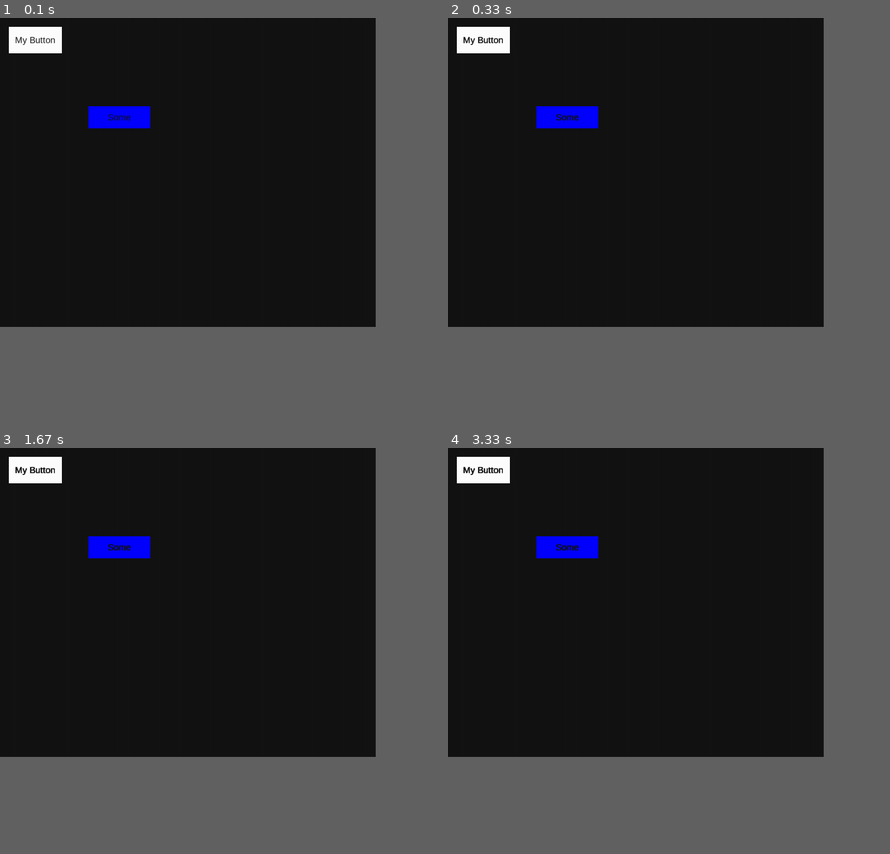
Above: before the commit, frames 1-4 (two rows, left to right).
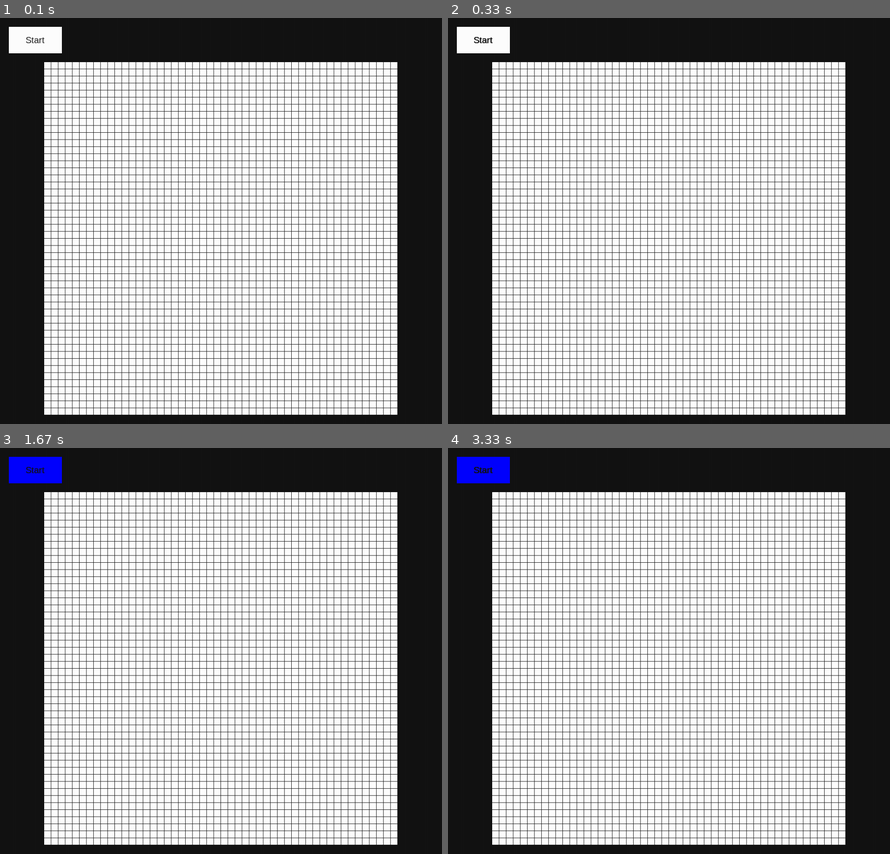
Above: after the commit, the same moments.

Repository: MateuszMat16/university
Game: pygame game, started from SymProcBiol/LifeGame/mygame.py
The game is run twice, just before and just after one commit, with the same random seed, the same clock (stepped at 60 frames per second) and the same inputs.
Inputs (mouse positions are in pixels of both pictures, inside the frame that each line leads up to):
- Up to frame 1 (0.1 s): no input
- Up to frame 2 (0.33 s): no input
- Up to frame 3 (1.67 s): click (35, 468) at 0.43 s; press the mouse at (229, 512) at 0.7 s; move the mouse to (172, 541) at 0.8 s; release the mouse at (114, 569) at 0.93 s; press the mouse at (48, 691) at 1.07 s; move the mouse to (119, 679) at 1.17 s; release the mouse at (190, 667) at 1.3 s; move the mouse to (48, 517) at 1.63 s
- Up to frame 4 (3.33 s): press the mouse at (496, 517) at 1.67 s; move the mouse to (638, 504) at 1.77 s; release the mouse at (783, 496) at 1.9 s; press the mouse at (496, 634) at 2.4 s; move the mouse to (660, 683) at 2.5 s; release the mouse at (823, 732) at 2.63 s; press the mouse at (496, 545) at 3.17 s; move the mouse to (607, 537) at 3.27 s
In our replay, the window is 765x630 before the commit and 900x828 after it. These sizes can differ from the game's own. Grey fills any space a smaller window leaves; there, only what the larger window draws over its background counts as a difference.

The runs differ from the first frame. In frame 1, 68% of the frame differs, in the area x 0-100%, y 0-100%; in frame 2, 68%; in frame 3, 68%; in frame 4, 68%.

Commit message:
SymProcBiol: working life game
Signed-off-by: MateuszMat16 <mateusz.matusewicz16@gmail.com>

Diff:
--- a/SymProcBiol/LifeGame/mygame.py
+++ b/SymProcBiol/LifeGame/mygame.py
@@ -1,17 +1,126 @@
 import sys
 import pygame as pg
-
+import time
+import numpy as np
 pg.init()
 
-width, height = 850, 700
+width, height = 1000, 920
 fps = 10
 fpsClock = pg.time.Clock()
 screen = pg.display.set_mode((width, height))
 font = pg.font.SysFont('Arial', 20)
 objects = []
 
-
-
+# backend game logic
+game_playground = np.zeros([52, 52])
+
+# return the coordinates of neighbour cells
+def get_neighbourhood_coordinates(x, y, x_max, y_max):
+    coors = np.array([999, 999])
+    x_coor = np.array([x - 1, x, x + 1])
+    y_coor = np.array([y - 1, y, y + 1])
+
+    for x_pos in x_coor:
+        for y_pos in y_coor:
+
+            if x == x_pos and y_pos == y:
+                continue
+            if x_pos < 0 or y_pos < 0:
+                continue
+            if x_pos > x_max or y_pos > y_max:
+                continue
+
+            coors = np.vstack([coors, [x_pos, y_pos]])
+    coors = np.delete(coors, 0, 0)
+    return coors
+
+
+def cnc_cell_status(x, y, net):
+    x_max = np.shape(net)[0]
+    y_max = np.shape(net)[1]
+    neighbourhood = get_neighbourhood_coordinates(x, y, x_max, y_max)
+    result = net[x, y]
+    counter = 0
+    for neigh in neighbourhood:
+
+        if counter > 3:
+            break
+        # counter = counter + net[neigh[0], neigh[1]]
+        if net[neigh[0], neigh[1]] == 1:
+
+            counter += 1
+
+    if net[x, y] == 1:
+
+        if counter < 2:
+            result = 0
+        elif counter in (2, 3):
+            result = 1
+        elif counter > 3:
+            result = 0
+
+    elif net[x, y] == 0 and counter == 3:
+        result = 1
+
+    return result
+
+
+def new_period(net, max_x, max_y):
+
+    new_net = np.copy(net)
+    for x in range (0 ,max_x -1):
+        for y in range(0, max_y -1):
+            new_net[x, y] = cnc_cell_status(x, y, net)
+
+    new_net = checkBorder(new_net, max_x - 1, max_y- 1)
+    return new_net
+
+
+# warunek brzegowy
+def checkBorder(net, max_x, max_y):
+    new_net = np.copy(net)
+    for i in range(max_x):
+        for j in range(max_y):
+
+            if new_net[i, j] == 1:
+
+                if i == 0 and j == 0:
+                    new_net[i, j] = 0
+                    new_net[max_x - 1, max_y - 1] = 1
+                    print("Found", 1)
+
+                elif i == max_x and j == max_y:
+                    new_net[i, j] = 0
+                    new_net[1, 1] = 1
+                    print("Found", 2)
+
+                elif i == 0:
+                    new_net[i, j] = 0
+                    new_net[max_x - 1, j] = 1
+                    print("Found", 3)
+
+                elif i == max_x:
+                    new_net[i, j] = 0
+                    new_net[1, j] = 1
+                    print("Found", 3)
+
+                elif j == 0:
+                    new_net[i, j] = 0
+                    new_net[i, max_y - 1] = 1
+                    print("Found", 4)
+
+                elif j == max_y:
+                    new_net[i, j] = 0
+                    new_net[i, 1] = 1
+                    print("Found", 5)
+
+    return new_net
+
+
+
+
+# !!!!!!!!!!!!!!
+# fronend and classes
 class Button():
 
     def __init__(self, x, y, width, height,
@@ -82,7 +191,6 @@
             self.buttonSurface.fill(self.buttonColor)
 
         else:
-            print("eesfsf")
             self.setButtonColor(self.gameButtonColors["pressed"])
             self.buttonSurface.fill(self.buttonColor)
 
@@ -95,21 +203,91 @@
             self.setButtonColor(self.gameButtonColors["pressed"])
             self.buttonSurface.fill(self.buttonColor)
             self.value = not self.value
-            print(self.value)
+
 
         else:
             self.setButtonColor(self.gameButtonColors["default"])
             self.buttonSurface.fill(self.buttonColor)
             self.value = not self.value
-            print(self.value)
-
-
-
-
-
-Button(20, 20, 120, 60, "My Button")
-x = GameButton(200, 200, 140, 50, "Some")
-x.setValue(True)
+
+        time.sleep(0.2)
+
+class StartButton(Button):
+
+    def __init__(self, x, y, width, height, buttonText="Button",
+                  buttonColor="#ffffff", gameStarted=False):
+        super().__init__(x, y, width, height, buttonText, buttonColor)
+        self.gameStarted = gameStarted
+
+    def setButtonColor(self, newColor):
+        self.buttonColor = newColor
+
+    def process(self):
+        super().process()
+        if self.gameStarted:
+
+            self.processGame()
+
+
+        mousePos = pg.mouse.get_pos()
+        if pg.mouse.get_pressed(num_buttons=3)[0] and self.buttonRect.collidepoint(mousePos):
+            self.startGame()
+            self.setButtonColor("#0000ff")
+            self.buttonSurface.fill(self.buttonColor)
+            print("Game started!")
+            time.sleep(0.2)
+
+    def startGame(self):
+        self.gameStarted = True
+
+    def processGame(self):
+        self.readGameStatus()
+        self.changeGameStatus()
+        time.sleep(0.2)
+
+
+
+    def readGameStatus(self):
+        for row in gameButtonArray:
+            for button in row:
+                tmp = button.getValue()
+                if tmp:
+                    game_playground[button.getCoor1() + 1, button.getCoor2() + 1] = 1
+
+                else:
+                    game_playground[button.getCoor1() + 1, button.getCoor2() + 1] = 0
+
+
+
+    def changeGameStatus(self):
+        new_net = new_period(game_playground, 52, 52)
+
+        for i in range(1, 51):
+                for j in range(1, 51):
+                    if new_net[i, j] == 1:
+                        gameButtonArray[i - 1][j - 1].setValue(True)
+                        print()
+                    else:
+                        gameButtonArray[i - 1][j - 1].setValue(False)
+
+
+StartButton(20, 20, 120, 60, "Start")
+# x = GameButton(200, 200, 140, 50, "Some")
+# x.setValue(True)
+
+# creating array of gamebuttoms
+gameButtonArray = []
+# comlumns
+for i in range(50):
+    gameButtomRow = []
+    # rows
+    for j in range(50):
+        tmp = GameButton(100 + 16 * i, 100 + 16 * j, 15, 15, "", "#ffffff", i, j)
+        gameButtomRow.append(tmp)
+
+    gameButtonArray.append(gameButtomRow)
+
+
 
 # Game loop.
 while True:
